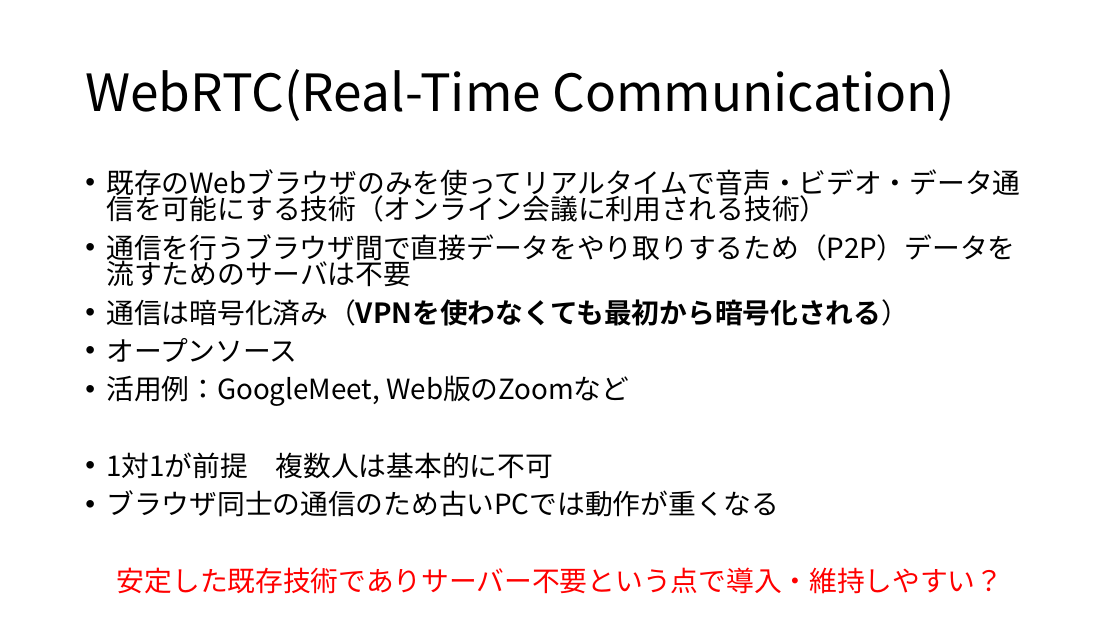
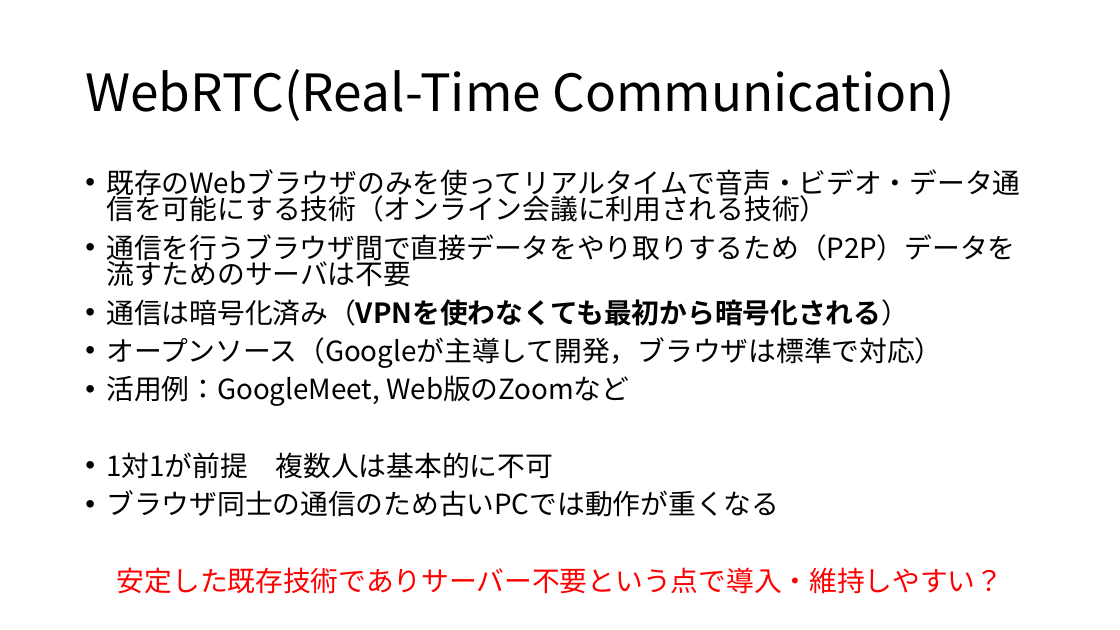
Before and after one commit to yudaiito9124-cyber/MedicalScreenSharing, a slide deck: slide 8 of Image.pptx. Drawn at 1120x630 pixels with LibreOffice and Linux fonts; fonts in the diff are those of the drawing. Boxes give left, top, right and bottom in pixels: in the first picture for what was removed or moved away, otherwise in the second. Text is boxed around its words. In the diff, an @@ line names an element or a change of style, - is before the commit and + after.

```diff
--- a/Image.pptx
+++ b/Image.pptx
@@ text at bbox=[106, 337, 942, 368]: text changed @@
-• オープンソース
+• オープンソース（Googleが主導して開発，ブラウザは標準で対応）
```
Also in this commit, not shown: 3 other slides changed, 1 other file.
